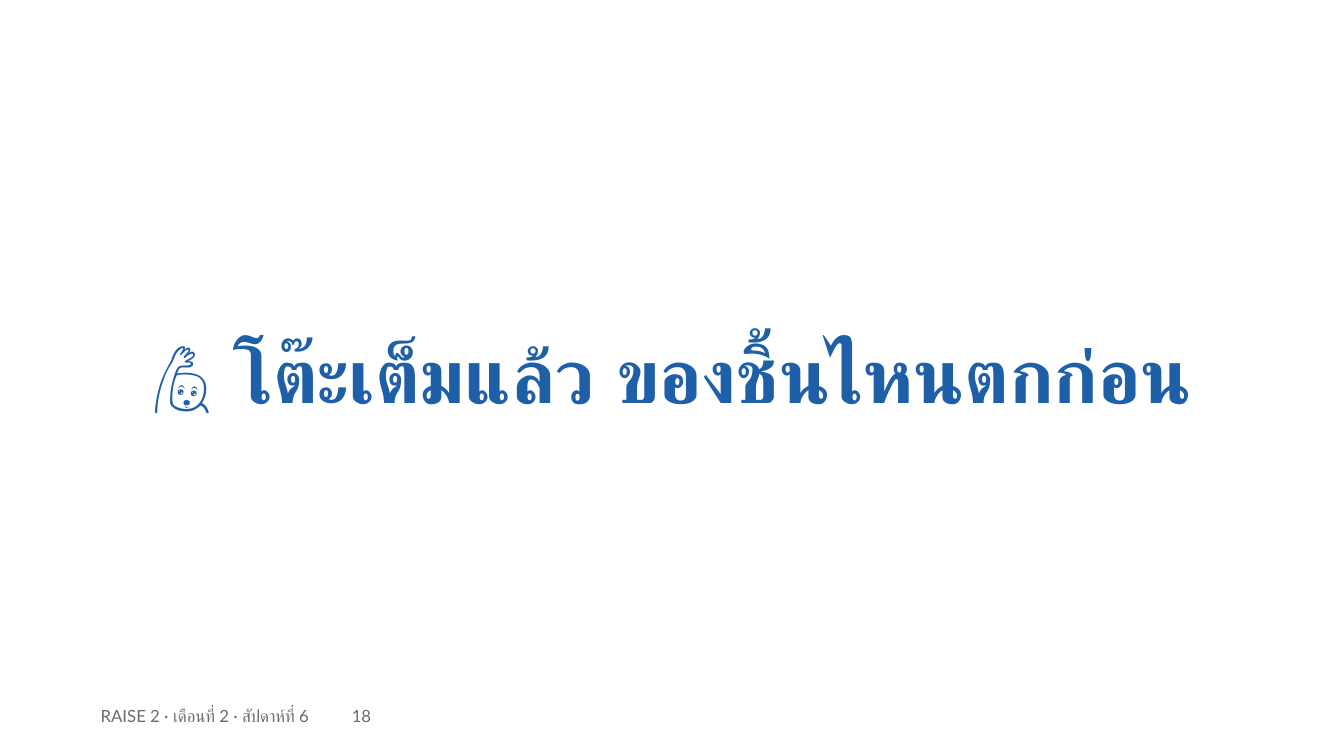
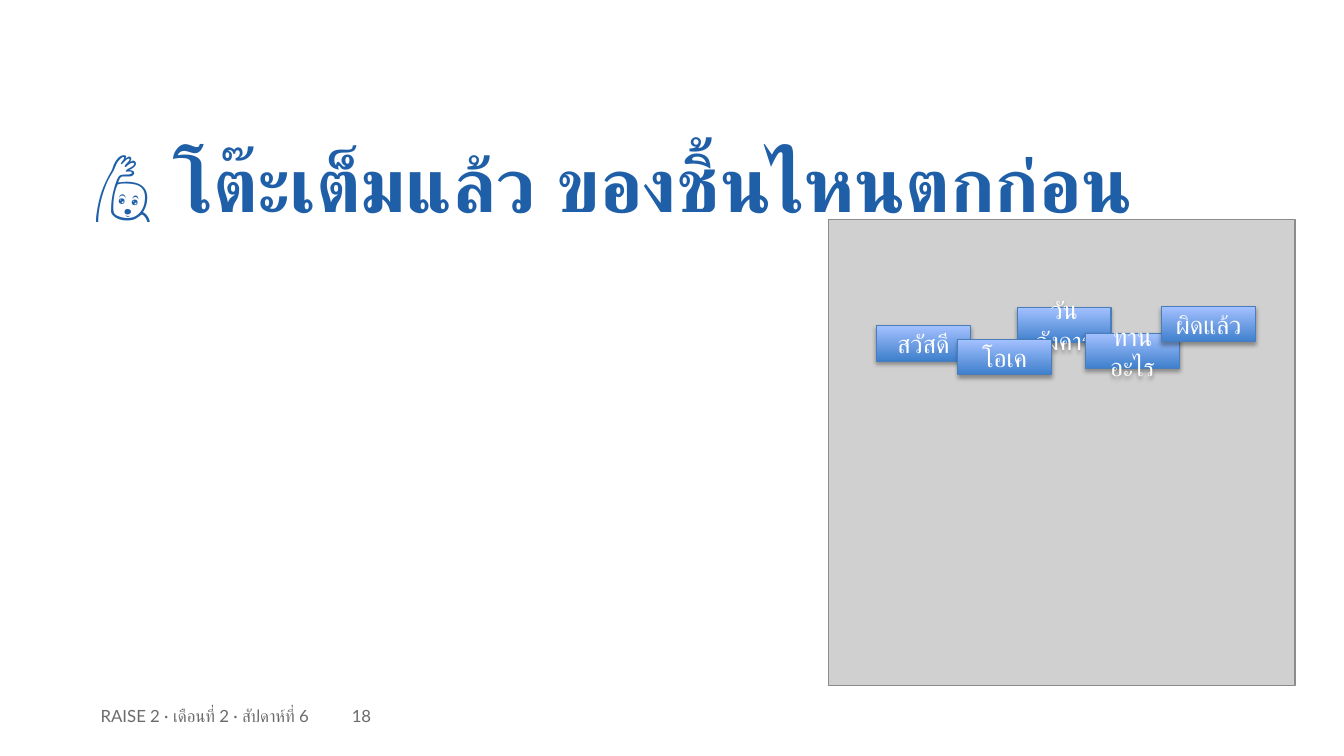
Before and after one commit to cnacha-mfu/raise2-module2, a slide deck: slide 20 of materials/week6/w6-slides.pptx (slide 18 before the commit). Drawn at 1344x756 pixels with LibreOffice and Linux fonts; fonts in the diff are those of the drawing; grey boxes stand for pictures. Boxes give left, top, right and bottom in pixels: in the first picture for what was removed or moved away, otherwise in the second. Text is boxed around its words. In the diff, an @@ line names an element or a change of style, - is before the commit and + after.

```diff
--- a/materials/week6/w6-slides.pptx
+++ b/materials/week6/w6-slides.pptx
@@ text "🙋 โต๊ะเต็มแล้ว ของชิ้นไหนตกก่อน" rewrapped from (233, 344, 1192, 405) to (174, 153, 1133, 232) @@
@@ picture added at (829, 220, 1296, 687) @@
@@ rectangle added at (877, 326, 971, 361), fill gradient #3F80CE to #A4C4FF, outline #4B7EBC 0.75 pt, 18 pt, text #FFFFFF @@
+สวัสดี
@@ rectangle added at (1017, 308, 1111, 343), fill gradient #3F80CE to #A4C4FF, outline #4B7EBC 0.75 pt, 18 pt, text #FFFFFF @@
+วันอังคาร
@@ rectangle added at (1163, 307, 1256, 342), fill gradient #3F80CE to #A4C4FF, outline #4B7EBC 0.75 pt, 18 pt, text #FFFFFF @@
+ผิดแล้ว
@@ rectangle added at (958, 340, 1052, 375), fill gradient #3F80CE to #A4C4FF, outline #4B7EBC 0.75 pt, 18 pt, text #FFFFFF @@
+โอเค
@@ rectangle added at (1086, 334, 1180, 369), fill gradient #3F80CE to #A4C4FF, outline #4B7EBC 0.75 pt, 18 pt, text #FFFFFF @@
+ทานอะไร
```
Also in this commit, not shown: 15 other slides changed, 3 slides added, 2 other files.
